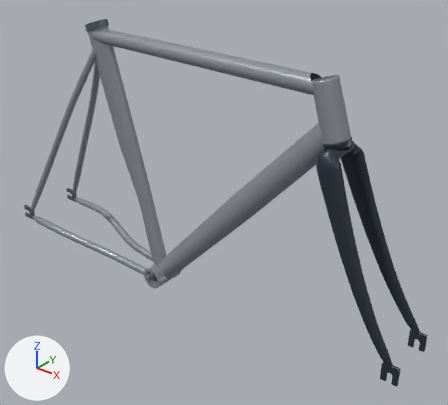
The glTF model frontend/public/models/frames/cinelli-vigorelli-rainbow-xs.glb, before and after one commit.
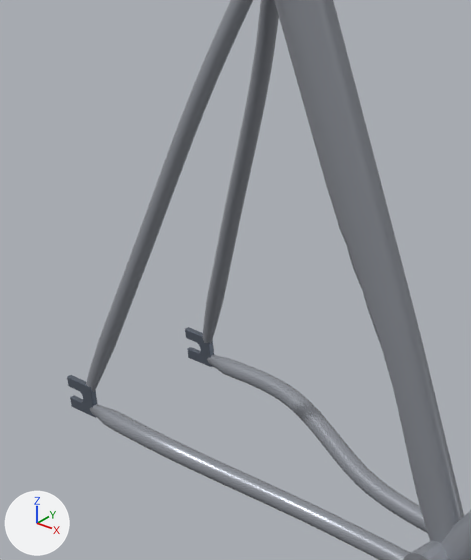
The first picture shows the older version from a camera (50 mm lens) standing at (0.81, -0.803, 0.714) and looking at (0.147, 0.026, 0.199). The close-ups show the older and then the newer version on the part from 0% to 38% of the width and 17% to 67% of the height of that picture. Only the edits that show in the close-ups are written down. Arrows for +X, +Y and +Z are at lower left; the lights stay in place. Where no turn or scale is listed for an object, it has been applied to the vertices. Vertices at exactly the same position are counted once.

Objects in the first close-up: 'paint_bottom_bracket', 'paint_chainstay_-1', 'paint_chainstay_1', 'paint_down', 'paint_seat', 'paint_seatstay_-1', 'paint_seatstay_1', 'rear_dropout_-1', 'rear_dropout_1'.
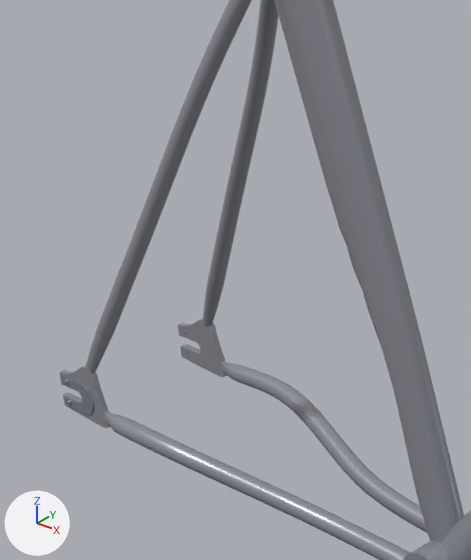
Where the newer file only moved an object's origin or applied its transform, the numbers keep the older frame.

Pixel boxes [x1, y1, x2, y2] of what changed, in the close-ups (471 x 560 px; the box of a moved part takes in the faces that stretch with it):
'paint_seatstay_1', recoloured, surface changed, rescaled
    before: [86, 0, 253, 392]
    after: [85, 0, 252, 374]
'paint_chainstay_1', reshaped
    before: [90, 404, 410, 560]
    after: [103, 412, 410, 560]
'paint_seatstay_-1', rescaled
    before: [203, 0, 279, 344]
    after: [203, 0, 279, 327]
'paint_chainstay_-1', reshaped
    before: [207, 354, 428, 533]
    after: [220, 362, 428, 533]
'rear_dropout_-1', recoloured, surface changed, reshaped (greyish blue to grey, 67% wider, 44% taller)
    before: [185, 327, 214, 367]
    after: [178, 319, 227, 377]
'rear_dropout_1', recoloured, surface changed, reshaped (62% wider, 43% taller)
    before: [67, 375, 98, 418]
    after: [60, 366, 111, 428]
'rear_insert_1_1', added
    after: [60, 375, 94, 414]
'rear_plate_screw_1_0', now drawn
    after: [63, 380, 68, 385]
'rear_plate_screw_1_1', added
    after: [66, 401, 71, 406]
'rear_insert_-1_1', now drawn (mostly hidden)
    after: [186, 344, 200, 350]
part 2 of me_mesh_5, moved or reshaped
    before: [207, 354, 349, 459]
    after: [220, 362, 348, 459]
part 3 of me_mesh_6, built on
    before: [67, 327, 214, 418]
    after: [178, 319, 227, 377]
part 5 of me_mesh_8, moved or reshaped
    before: [90, 404, 269, 501]
    after: [103, 412, 267, 500]

Diff of the bpy script that builds the scene:
```diff
--- a/frontend/public/models/frames/cinelli-vigorelli-rainbow-xs.glb.py
+++ b/frontend/public/models/frames/cinelli-vigorelli-rainbow-xs.glb.py
@@ mat_material_6 @@
 mat_material_6 = principled_material('Material_6')
-mat_material_6.base_color = (0.15, 0.178, 0.227)  # greyish blue #6c7583
-mat_material_6.metallic = 0.7
+mat_material_6.base_color = (0.319, 0.337, 0.376)  # grey #999da5
+mat_material_6.metallic = 0.35
 mat_material_6.roughness = 0.33
@@ mat_material_7 @@
 mat_material_7 = principled_material('Material_7')
-mat_material_7.base_color = (0.319, 0.337, 0.376)  # grey #999da5
-mat_material_7.metallic = 0.35
+mat_material_7.base_color = (0.44, 0.491, 0.558)  # light grey #b1bac5
+mat_material_7.metallic = 0.85
 mat_material_7.roughness = 0.34
@@ me_mesh_4 @@
-me_mesh_4.from_pydata(...)  # 136 vertices, 256 faces; spans x 0.007..0.229, y 0.001..0.065, z 0.005..0.408
+me_mesh_4.from_pydata(...)  # 136 vertices, 256 faces; spans x 0.01..0.229, y 0.001..0.065, z 0.022..0.408
+# me_mesh_4 part 1: the whole mesh is scaled about its middle by (0.986, 0.998, 0.958), then moved by (0.001, 0.0, 0.009)
 me_mesh_4.materials.append(mat_material_4)
@@ me_mesh_5 @@
-me_mesh_5.from_pydata(...)  # 250 vertices, 480 faces; spans x 0.012..0.353, y 0.017..0.072, z -0.056..-0.001
+me_mesh_5.from_pydata(...)  # 250 vertices, 480 faces; spans x 0.03..0.353, y 0.017..0.072, z -0.056..-0.003
+# me_mesh_5 part 2: 130 of 250 vertices moved; they spanned x 0.012..0.193, y 0.039..0.072, z -0.034..-0.001 and now span x 0.03..0.192, y 0.039..0.072, z -0.034..-0.003; mean shift (0.006, 0.0, -0.001); largest move (0.012, 0.062, -0.013) -> (0.03, 0.062, -0.016)
 me_mesh_5.materials.append(mat_material_5)
@@ me_mesh_6 @@
 # used by ob_rear_dropout__1; parent = ob_frame_and_fork; location = (0.0, 0.0625, 0.0)
-me_mesh_6.from_pydata(...)  # 76 vertices, 148 faces; spans x -0.0145..0.0185, y -0.0025..0.0025, z -0.0145..0.0145
+me_mesh_6.from_pydata(...)  # 160 vertices, 324 faces; spans x -0.024..0.0392, y -0.0025..0.0025, z -0.0201..0.0312
+# me_mesh_6 part 3: the whole mesh is rebuilt
 me_mesh_6.materials.append(mat_material_6)
@@ me_mesh_7 @@
-me_mesh_7.from_pydata(...)  # 136 vertices, 256 faces; spans x 0.007..0.229, y -0.065..-0.001, z 0.005..0.408
+me_mesh_7.from_pydata(...)  # 136 vertices, 256 faces; spans x 0.01..0.229, y -0.065..-0.001, z 0.022..0.408
+# me_mesh_7 part 4: the whole mesh is scaled about its middle by (0.986, 0.998, 0.958), then moved by (0.001, 0.0, 0.009)
 me_mesh_7.materials.append(mat_material_7)
@@ me_mesh_8 @@
-me_mesh_8.from_pydata(...)  # 250 vertices, 480 faces; spans x 0.012..0.353, y -0.072..-0.017, z -0.056..-0.001
+me_mesh_8.from_pydata(...)  # 250 vertices, 480 faces; spans x 0.03..0.353, y -0.072..-0.017, z -0.056..-0.003
+# me_mesh_8 part 5: 130 of 250 vertices moved; they spanned x 0.012..0.193, y -0.072..-0.039, z -0.034..-0.001 and now span x 0.03..0.192, y -0.072..-0.039, z -0.034..-0.003; mean shift (0.006, 0.0, -0.001); largest move (0.012, -0.063, -0.013) -> (0.03, -0.063, -0.016)
 me_mesh_8.materials.append(mat_material_8)
@@ me_mesh_11_1 @@
+me_mesh_11_1.from_pydata(...)  # 160 vertices, 324 faces; spans x -0.024..0.0392, y -0.0025..0.0025, z -0.0201..0.0312
+me_mesh_11_1.materials.append(mat_material_10)  # grey #999da5
@@ ob_rear_dropout_1 @@
-ob_rear_dropout_1 = bpy.data.objects.new('rear_dropout_1', me_mesh_6)
+ob_rear_dropout_1 = bpy.data.objects.new('rear_dropout_1', me_mesh_11_1)
 ob_rear_dropout_1.parent = ob_frame_and_fork
@@ ob_rear_plate_screw_1_1 @@
+ob_rear_plate_screw_1_1 = bpy.data.objects.new('rear_plate_screw_1_1', me_mesh_8_1)  # 52 vertices, 104 faces; spans x -0.0021..0.0021, y -0.0009..0.0009, z -0.0021..0.0021; in mat_material_7 (light grey #b1bac5)
+ob_rear_plate_screw_1_1.parent = ob_frame_and_fork
+ob_rear_plate_screw_1_1.location = (-0.014, -0.0671, -0.01)
@@ ob_rear_insert_1_1 @@
+ob_rear_insert_1_1 = bpy.data.objects.new('rear_insert_1_1', me_mesh_7_1)  # 140 vertices, 284 faces; spans x -0.0225..0.02, y -0.0006..0.0006, z -0.014..0.014; in mat_material_7 (light grey #b1bac5)
+ob_rear_insert_1_1.parent = ob_frame_and_fork
+ob_rear_insert_1_1.location = (0.0, -0.0656, 0.0)
```
